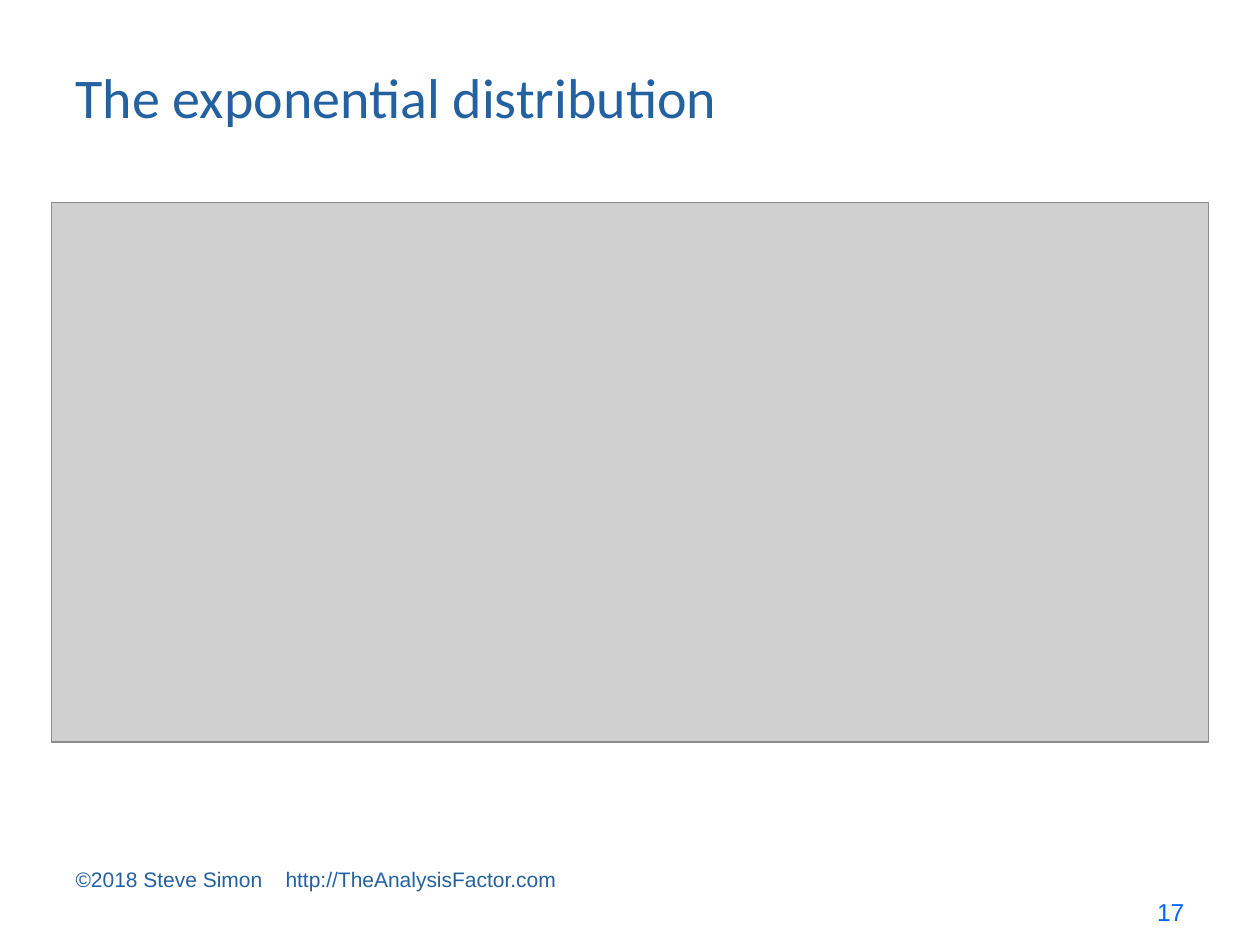
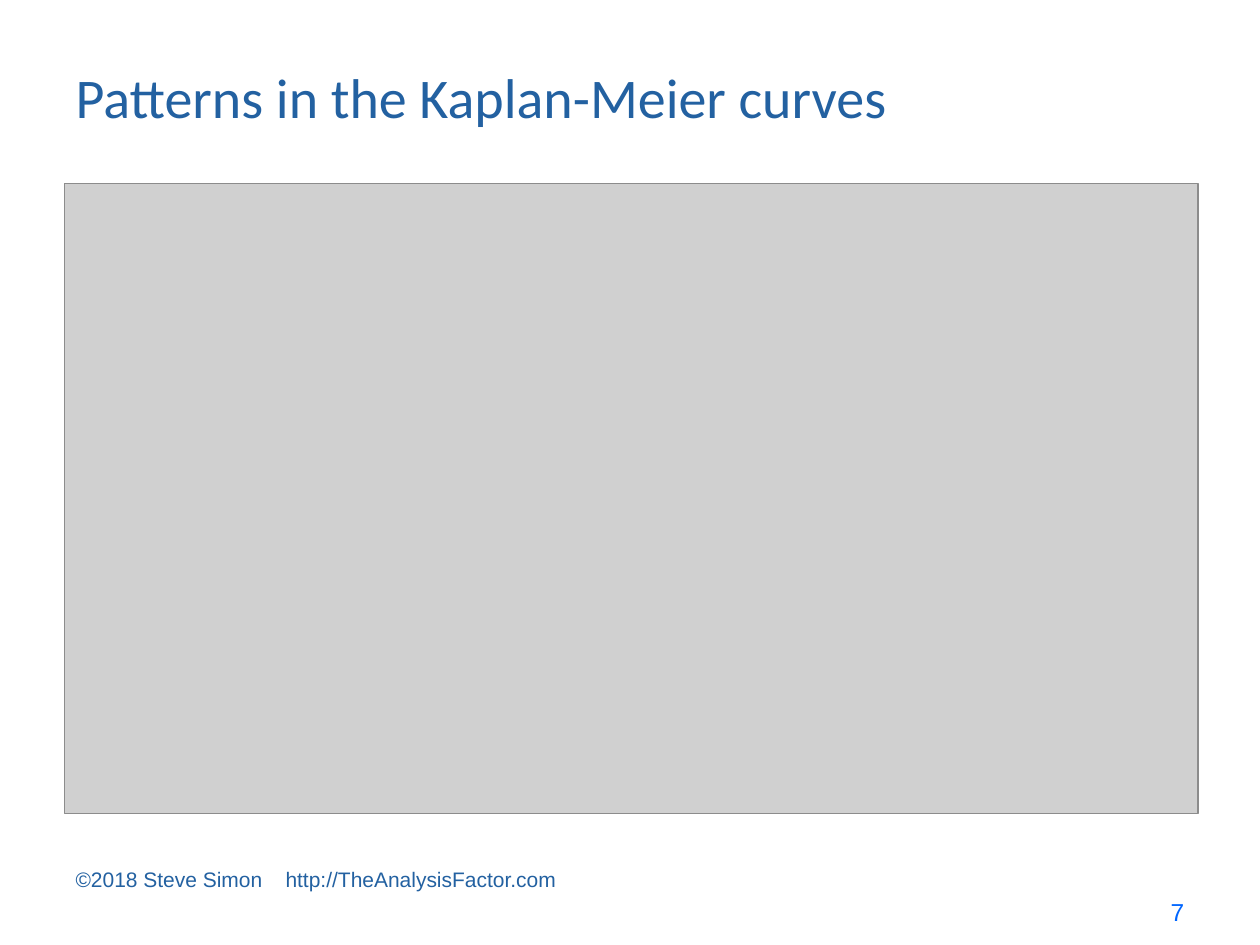
Before and after one commit to pmean/survival-models, a slide deck: slide 7 of bin/survival lecture 6.pptx (slide 17 before the commit). Drawn at 1260x945 pixels with LibreOffice and Linux fonts; fonts in the diff are those of the drawing; grey boxes stand for pictures. Boxes give left, top, right and bottom in pixels: in the first picture for what was removed or moved away, otherwise in the second. Text is boxed around its words. In the diff, an @@ line names an element or a change of style, - is before the commit and + after.

```diff
--- a/bin/survival lecture 6.pptx
+++ b/bin/survival lecture 6.pptx
@@ title at <box>76,79,887,127</box>: text changed @@
-The exponential distribution
+Patterns in the Kaplan-Meier curves
@@ picture: place and size @@
-picture at <box>52,203,1210,742</box>
+picture at <box>64,184,1198,814</box>
@@ page number at <box>1171,904,1185,921</box>: text changed @@
-17
+7
```
Also in this commit, not shown: 15 other slides changed, 13 slides removed, 2 other files.
